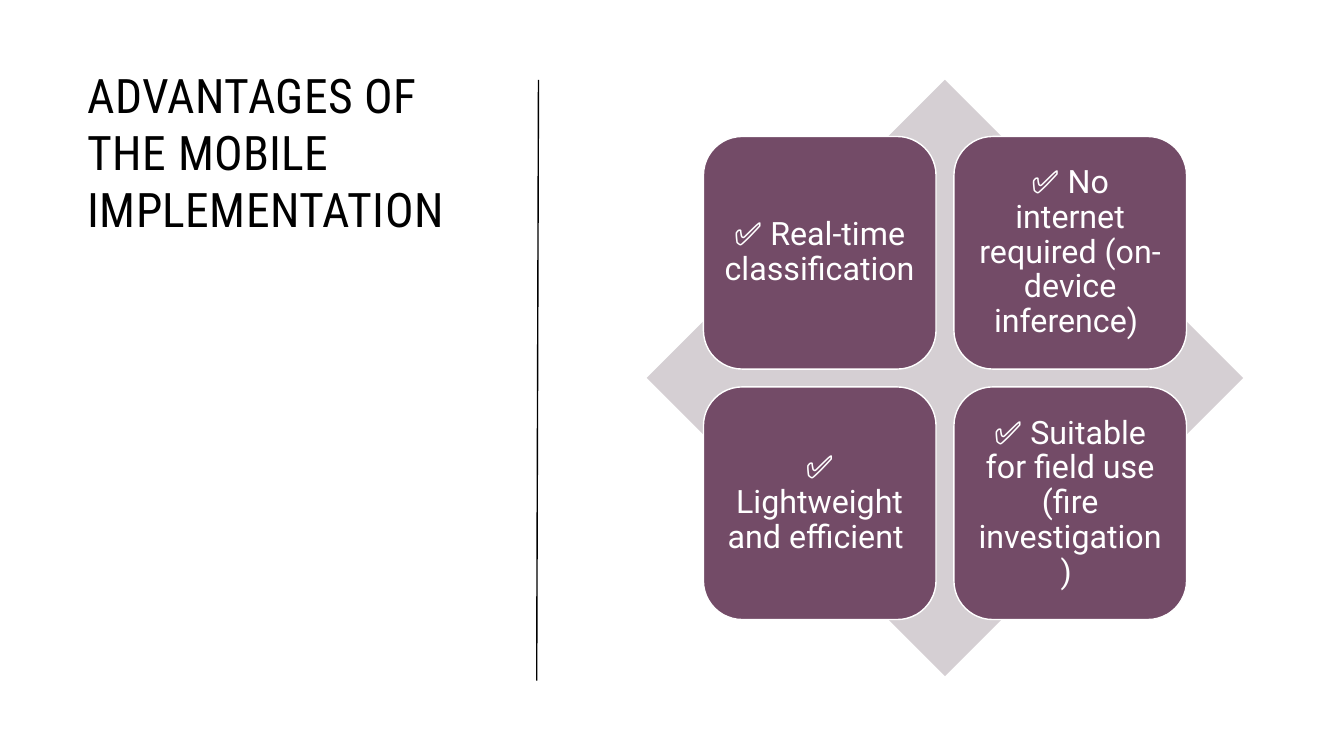
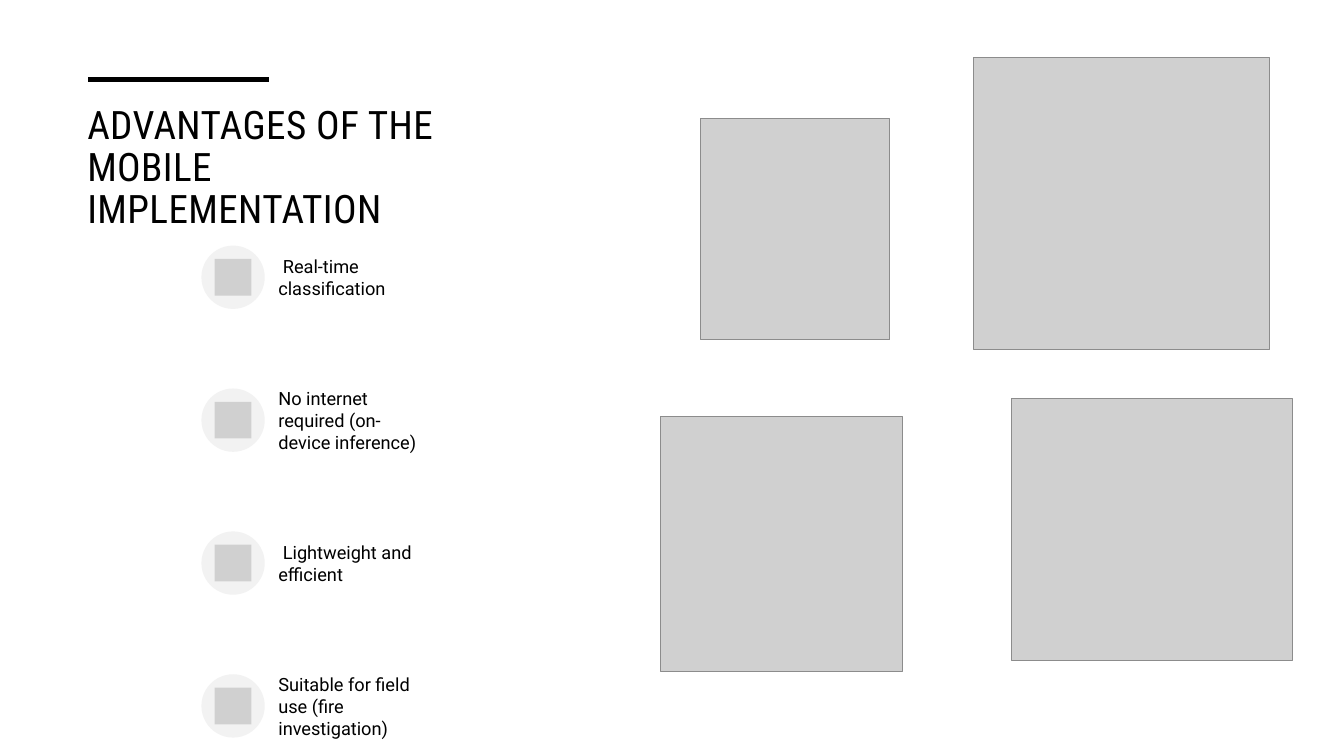
Before and after one commit to HadiNazari1/my-presentation-files-, a slide deck: slide 16 of Mobile Deep Learning Inference Framework for Android-Based Short-Circuit 1.pptx (slide 13 before the commit). Drawn at 1344x756 pixels with LibreOffice and Linux fonts; fonts in the diff are those of the drawing; grey boxes stand for pictures. Boxes give left, top, right and bottom in pixels: in the first picture for what was removed or moved away, otherwise in the second. Text is boxed around its words. In the diff, an @@ line names an element or a change of style, - is before the commit and + after.

```diff
--- a/Mobile Deep Learning Inference Framework for Android-Based Short-Circuit 1.pptx
+++ b/Mobile Deep Learning Inference Framework for Android-Based Short-Circuit 1.pptx
@@ picture added at (x1=974, y1=57, x2=1269, y2=350) @@
@@ line added from (89, 80) to (269, 80), #000000 3.5 pt @@
@@ line removed from (536, 681) to (538, 80) @@
@@ title "ADVANTAGES OF THE MOBILE IMPLEMENTATION" moved from (x1=88, y1=78, x2=444, y2=228) to (x1=87, y1=110, x2=433, y2=224) @@
@@ title "ADVANTAGES OF THE MOBILE IMPLEMENTATION" at (x1=87, y1=110, x2=433, y2=224): size 34 to 28 pt; line spacing 1 to 0.9 @@
@@ picture added at (x1=701, y1=118, x2=890, y2=340) @@
@@ text at (x1=278, y1=259, x2=385, y2=295): text changed; size 23 to 13 pt; text colour #FFFFFF to #000000 @@
-✅ Real-time classification
+Real-time classification
@@ group removed at (x1=647, y1=80, x2=1244, y2=677): 4 rounded rectangles, 1 diamond @@
@@ text at (x1=278, y1=392, x2=416, y2=453): text changed; size 23 to 13 pt; text colour #FFFFFF to #000000 @@
-✅ No internet required (on-device inference)
+No internet required (on-device inference)
@@ picture added at (x1=661, y1=416, x2=903, y2=671) @@
@@ picture added at (x1=1011, y1=399, x2=1293, y2=660) @@
@@ text at (x1=278, y1=545, x2=411, y2=581): text changed; size 23 to 13 pt; text colour #FFFFFF to #000000 @@
-✅ Lightweight and efficient
+Lightweight and efficient
@@ group added at (x1=202, y1=246, x2=265, y2=738): 4 ellipses, 4 pictures @@
@@ text at (x1=278, y1=677, x2=409, y2=739): text changed; size 23 to 13 pt; text colour #FFFFFF to #000000 @@
-✅ Suitable for field use (fire investigation)
+Suitable for field use (fire investigation)
```
Also in this commit, not shown: 7 other slides changed, 5 slides added, 1 other file.
